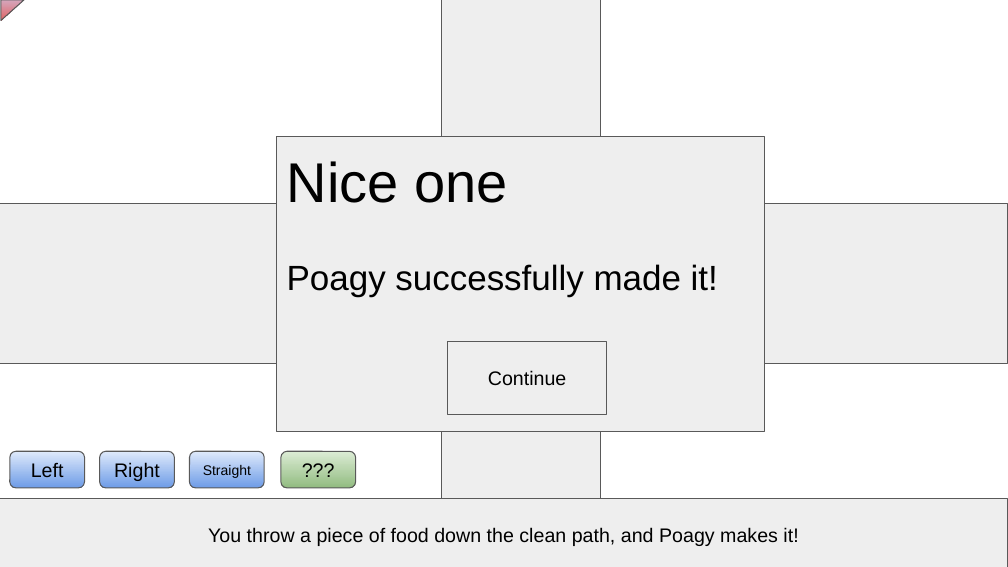
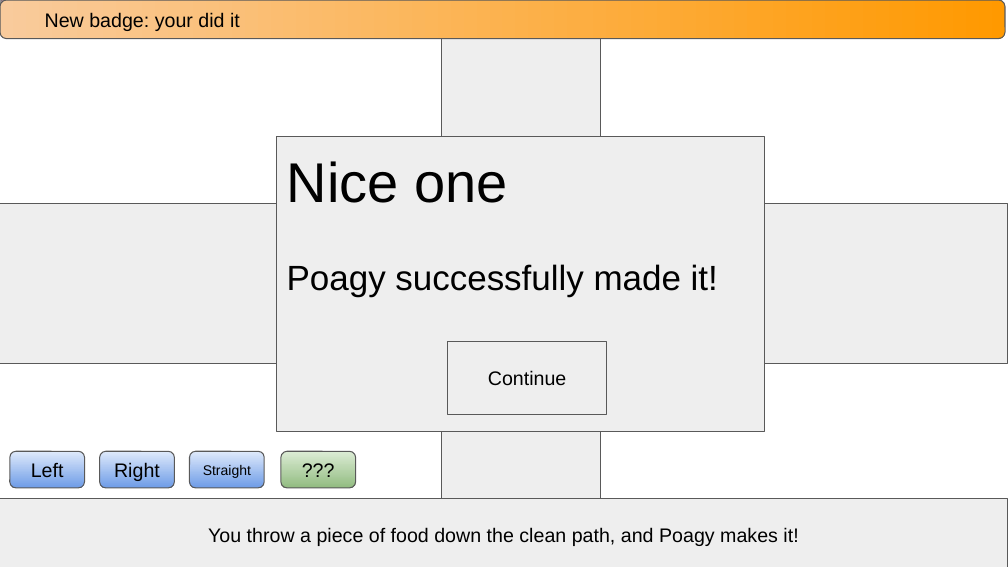
Before and after one commit to RitPigDev/poagy.gs-plus, a slide deck: slide 27 of poagy.gs+.pptx (slide 25 before the commit). Drawn at 1008x567 pixels with LibreOffice and Linux fonts; fonts in the diff are those of the drawing; grey boxes stand for pictures. Boxes give left, top, right and bottom in pixels: in the first picture for what was removed or moved away, otherwise in the second. Text is boxed around its words. In the diff, an @@ line names an element or a change of style, - is before the commit and + after.

```diff
--- a/poagy.gs+.pptx
+++ b/poagy.gs+.pptx
@@ rounded rectangle added at bbox=[0, 0, 1005, 38], fill gradient #F9CB9C to #FF9900, outline #595959 0.75 pt, 14 pt, text #000000 @@
+New badge: your did it
```
Also in this commit, not shown: 7 other slides changed, 2 slides added.
